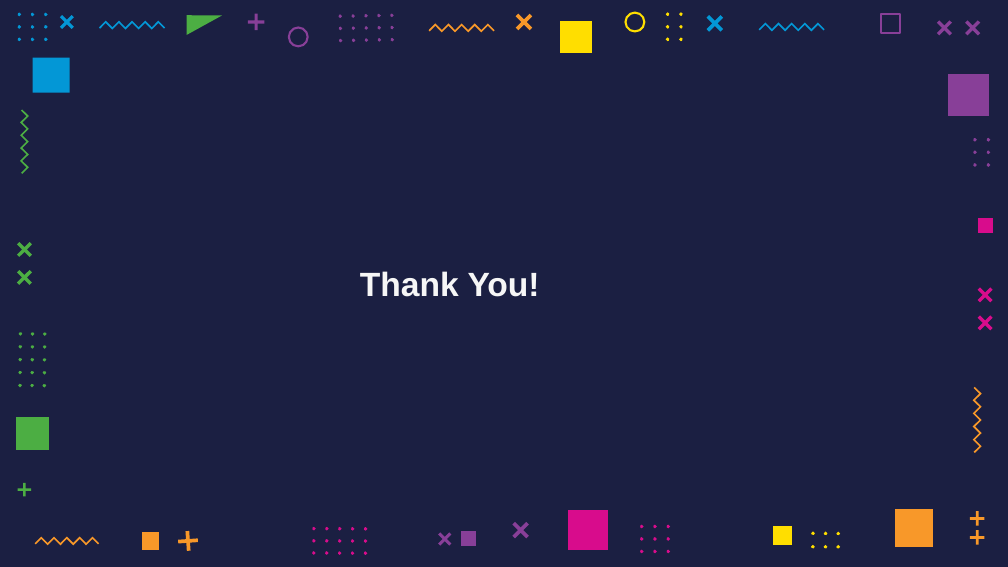
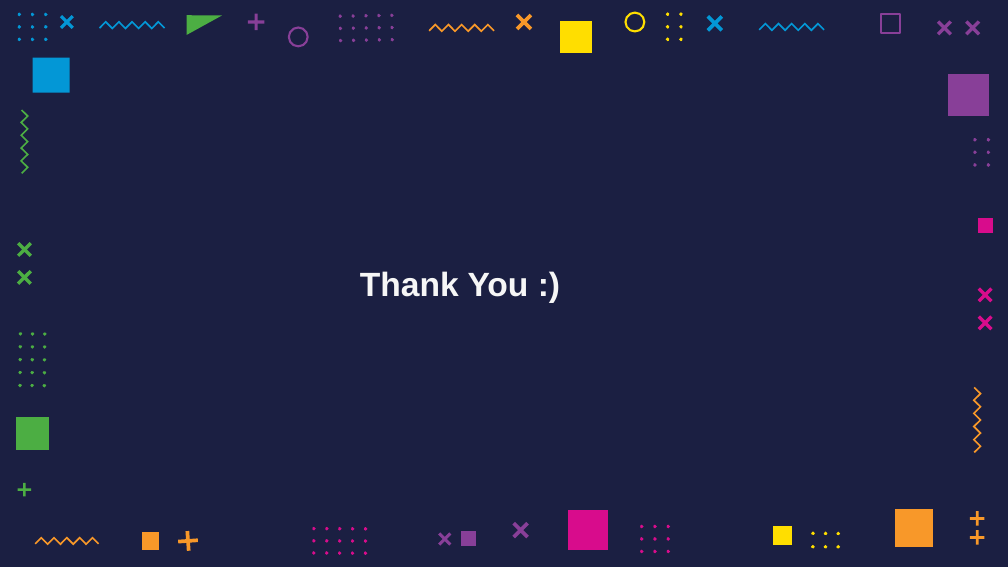
Before and after one commit to F102M8/data-science-project, a slide deck: slide 17 of presentation/GAME.pptx (slide 18 before the commit). Drawn at 1008x567 pixels with LibreOffice and Linux fonts; fonts in the diff are those of the drawing. Boxes give left, top, right and bottom in pixels: in the first picture for what was removed or moved away, otherwise in the second. Text is boxed around its words. In the diff, an @@ line names an element or a change of style, - is before the commit and + after.

```diff
--- a/presentation/GAME.pptx
+++ b/presentation/GAME.pptx
@@ text at (360, 271, 529, 297): text changed @@
-Thank You!
+Thank You :)
```
Also in this commit, not shown: 2 other slides changed, 4 slides added, 5 slides removed.
